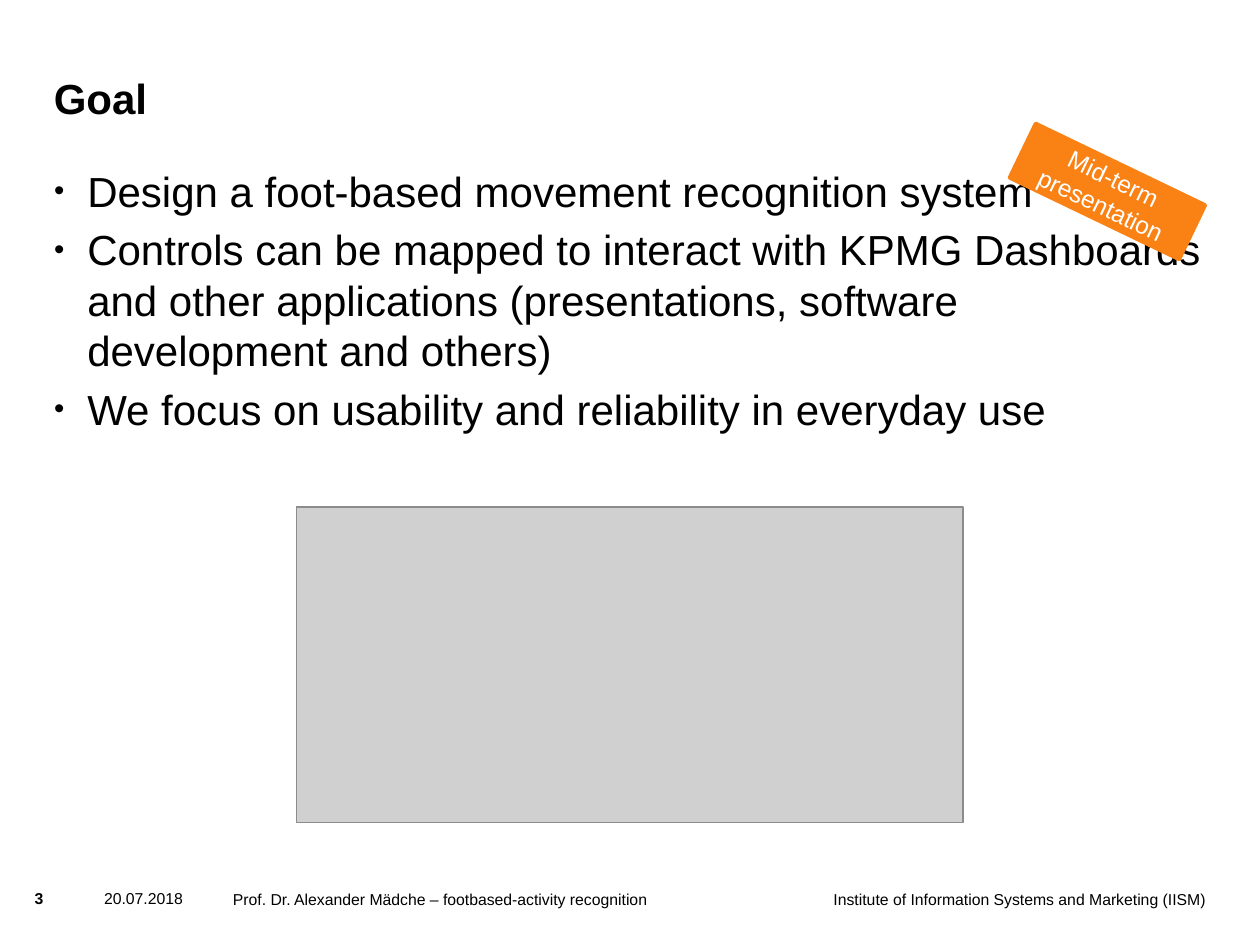
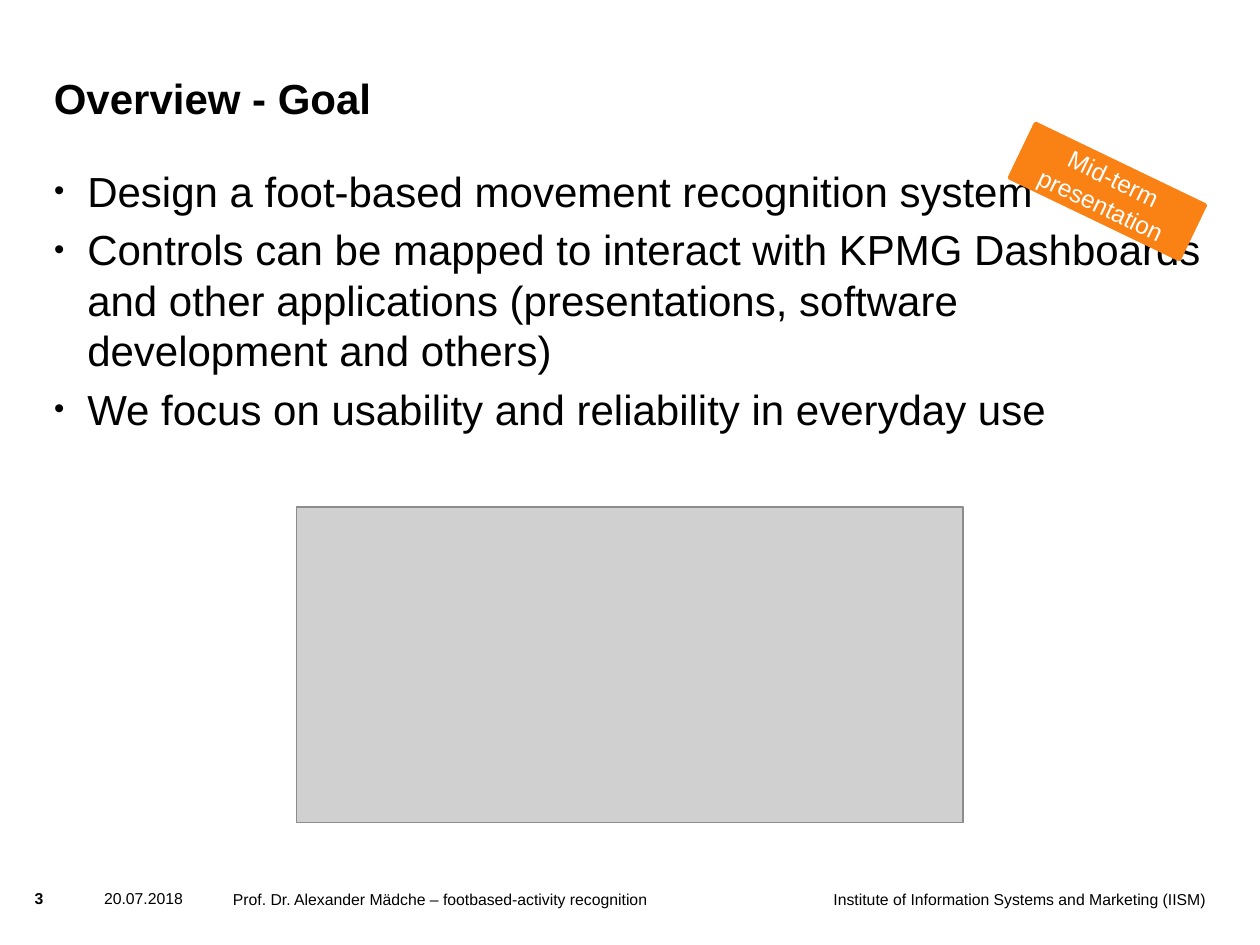
Before and after one commit to liskior/Footbased, a slide deck: slide 3 of docs/presentation/final presentation/final presentation_foot-based activity recognition.pptx. Drawn at 1260x945 pixels with LibreOffice and Linux fonts; fonts in the diff are those of the drawing; grey boxes stand for pictures; background and template pictures are left out. Boxes give left, top, right and bottom in pixels: in the first picture for what was removed or moved away, otherwise in the second. Text is boxed around its words. In the diff, an @@ line names an element or a change of style, - is before the commit and + after.

```diff
--- a/docs/presentation/final presentation/final presentation_foot-based activity recognition.pptx
+++ b/docs/presentation/final presentation/final presentation_foot-based activity recognition.pptx
@@ title at [54,83,371,115]: text changed @@
-Goal
+Overview - Goal
```
Also in this commit, not shown: 5 other slides changed, 2 slides added, 1 slide removed, 1 other file.
